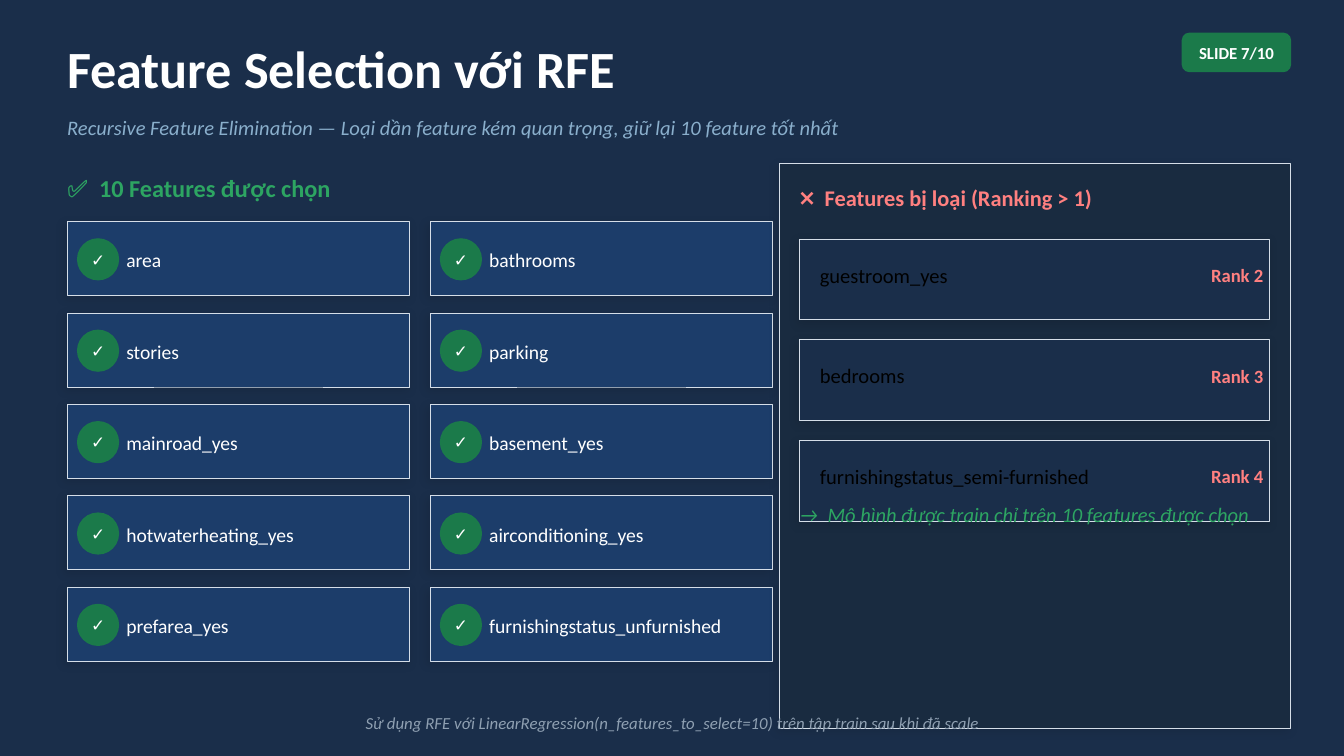
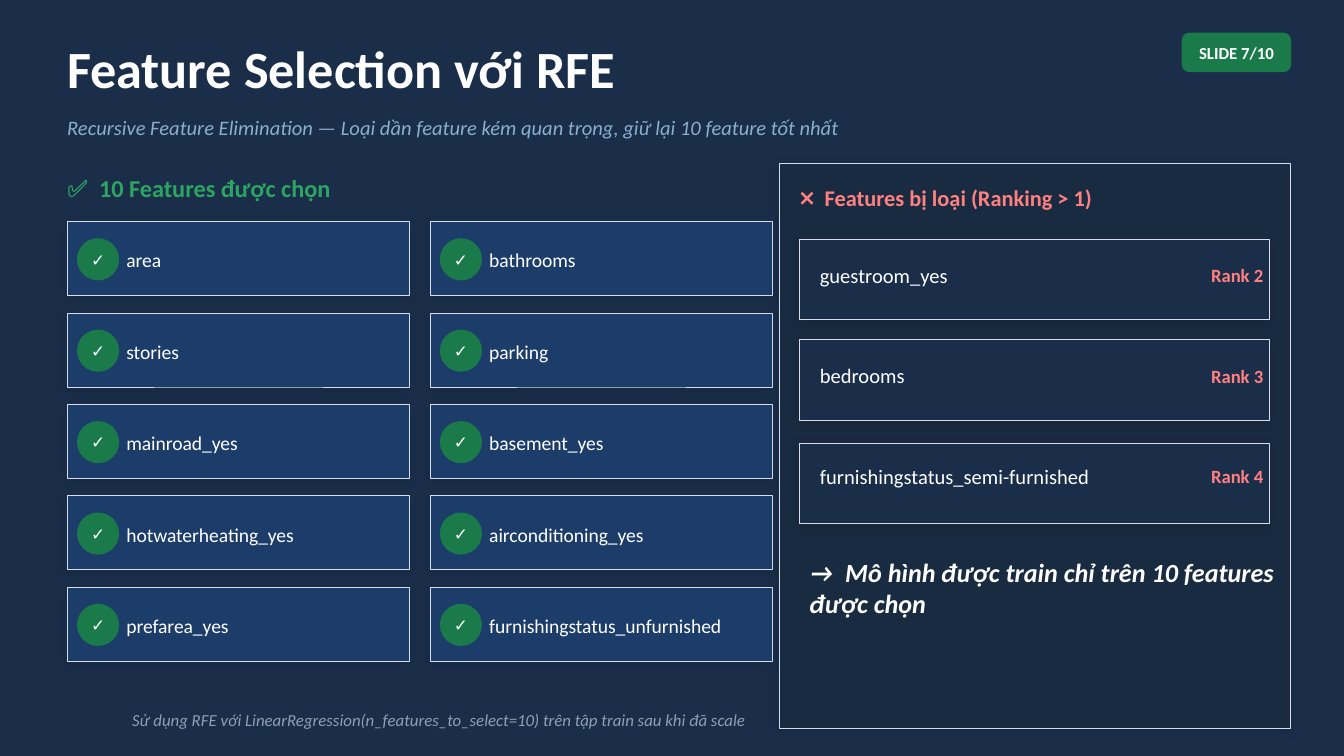
Before and after one commit to minhhiunee/housing_price_prediction, a slide deck: slide 7 of reports/slides/HousingPricePrediction.pptx. Drawn at 1344x756 pixels with LibreOffice and Linux fonts; fonts in the diff are those of the drawing. Boxes give left, top, right and bottom in pixels: in the first picture for what was removed or moved away, otherwise in the second. Text is boxed around its words. In the diff, an @@ line names an element or a change of style, - is before the commit and + after.

```diff
--- a/reports/slides/HousingPricePrediction.pptx
+++ b/reports/slides/HousingPricePrediction.pptx
@@ text colour #000000 to #FFFFFF in 3 elements at (820, 270, 948, 287), (820, 368, 905, 383), (820, 469, 1089, 488) @@
@@ text "→ Mô hình được train ...": place and size @@
-text "→ Mô hình được train ..." at (828, 508, 1249, 526)
+text "→ Mô hình được train ..." at (810, 563, 1274, 618)
@@ text "→ Mô hình được train ..." at (810, 563, 1274, 618): size 11 to 14 pt, text colour #2DA562 to #FFFFFF, bold on @@
@@ text "Sử dụng RFE với LinearRegression(n_features_to_select=10) ...": place and size @@
-text "Sử dụng RFE với LinearRegression(n_features_to_select=10) ..." at (366, 715, 979, 732)
+text "Sử dụng RFE với LinearRegression(n_features_to_select=10) ..." at (132, 714, 745, 729)
```
Also in this commit, not shown: 7 other slides changed, 1 other file.
